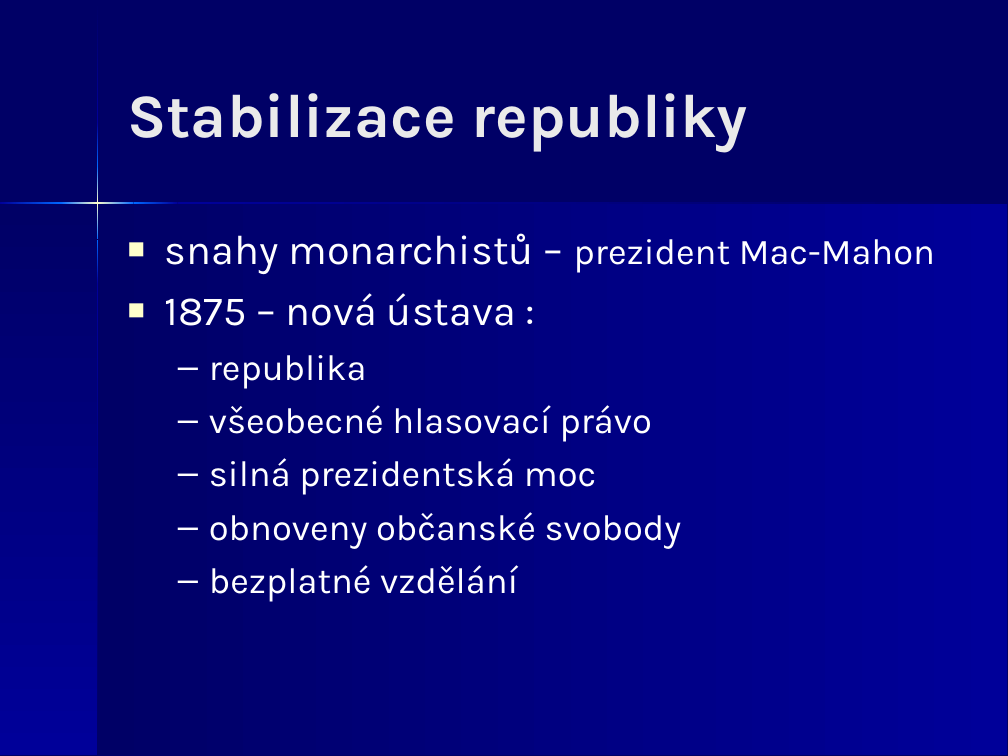
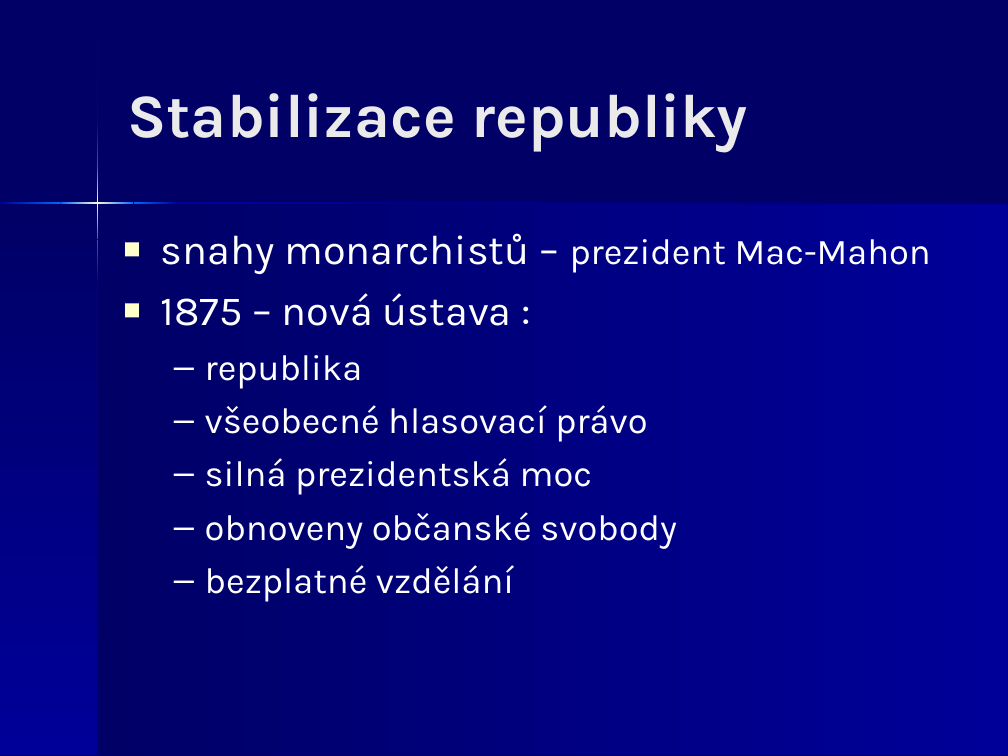
Before and after one commit to JiriKalvoda/zapisky, a slide deck: slide 31 of d/12-MezinarodniVztahy.ppt. Drawn at 1008x756 pixels with LibreOffice and Linux fonts; fonts in the diff are those of the drawing. Boxes give left, top, right and bottom in pixels: in the first picture for what was removed or moved away, otherwise in the second. Text is boxed around its words. In the diff, an @@ line names an element or a change of style, - is before the commit and + after.

```diff
--- a/d/12-MezinarodniVztahy.ppt
+++ b/d/12-MezinarodniVztahy.ppt
@@ text "snahy monarchistů – prezident Mac-Mahon": place and size @@
-text "snahy monarchistů – prezident Mac-Mahon" at bbox=[165, 233, 935, 602]
+text "snahy monarchistů – prezident Mac-Mahon" at bbox=[161, 233, 931, 602]
```
Also in this commit, not shown: 33 other slides changed, 1 other file.
